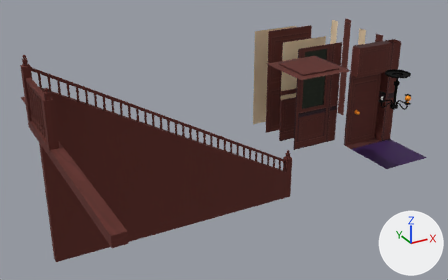
What one commit did to the FBX model Assets/Models/Buil01.fbx.
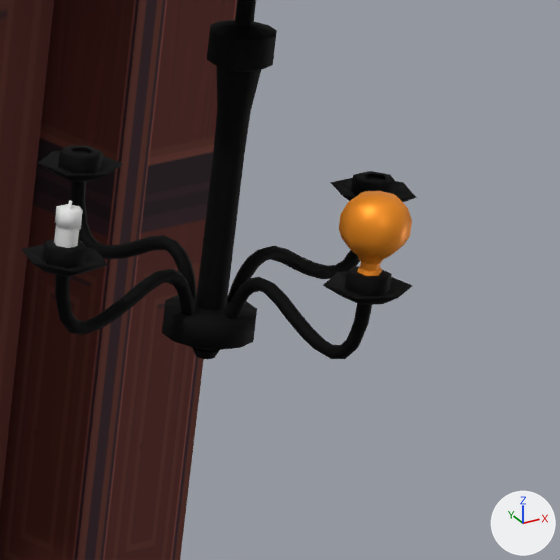
Each version appears first whole from a 50 mm lens placed at (-13.87, -13.84, 9.99), pointed at (-5.42, 1.52, 2.31), and next in a close-up on the part from 84% to 95% of the width and 28% to 45% of the height. The axes (+X, +Y, +Z) are drawn at lower right. The lights are the same throughout. The older version's two pictures come first. Where no turn or scale is listed for an object, it has been applied to the vertices.

In view in the first close-up: 'Candle', 'Chandeliers', 'Door0', 'DoorFrame03', 'LightBuld'.
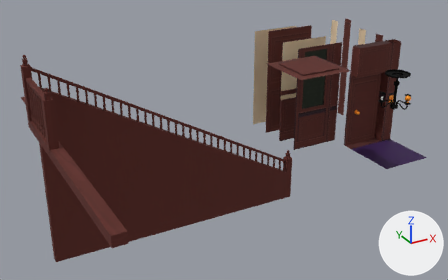
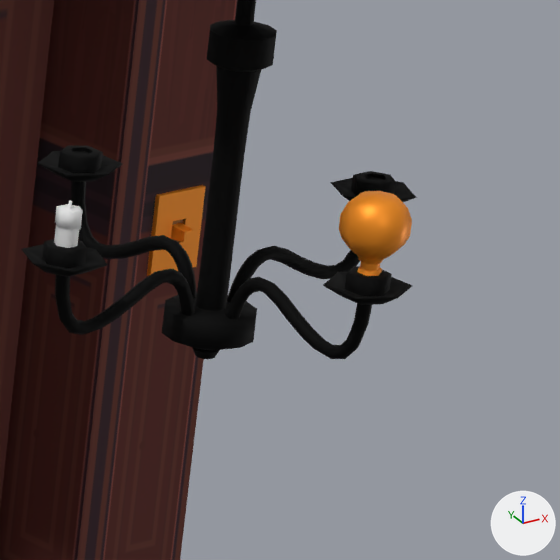
The change, as a diff of the scene's bpy script:
```diff
--- a/Assets/Models/Buil01.fbx.py
+++ b/Assets/Models/Buil01.fbx.py
@@ mat_golddark @@
+mat_golddark = principled_material('GoldDark')
+mat_golddark.base_color = (0.359, 0.119, 0.00778)  # brown #a26116
@@ me_plane_030 @@
+me_plane_030.from_pydata([(-0.1, 0.0, -0.141), (0.1, 0.0, -0.141), (-0.1, 0.0, 0.141), (0.1, 0.0, 0.141), (-0.029, -0.018, -0.041), (0.029, -0.018, -0.041), (-0.029, -0.018, 0.041), (0.029, -0.018, 0.041), (-0.1, -0.018, 0.141), (-0.1, -0.018, -0.141), (0.1, -0.018, -0.141), (0.1, -0.018, 0.141), (-0.029, -0.004, 0.041), (-0.029, -0.004, -0.041), (0.029, -0.004, -0.041), (0.029, -0.004, 0.041)], [], [(0, 2, 3, 1), (5, 7, 15, 14), (2, 0, 9, 8), (3, 2, 8, 11), (0, 1, 10, 9), (1, 3, 11, 10), (4, 6, 8, 9), (5, 4, 9, 10), (7, 5, 10, 11), (6, 7, 11, 8), (13, 14, 15, 12), (6, 4, 13, 12), (7, 6, 12, 15), (4, 5, 14, 13)])
+for i in [1, *range(10, 14)]: me_plane_030.polygons[i].material_index = 1
+me_plane_030.materials.append(mat_gold)  # orange #ff9922
+me_plane_030.materials.append(mat_golddark)  # brown #a26116
@@ me_cube_009 @@
+me_cube_009.from_pydata([(-0.0183, -0.0627, -0.0183), (-0.0183, -0.0627, 0.0183), (-0.024, 0.0101, -0.024), (-0.024, 0.0101, 0.024), (0.0183, -0.0627, -0.0183), (0.0183, -0.0627, 0.0183), (0.024, 0.0101, -0.024), (0.024, 0.0101, 0.024)], [], [(0, 1, 3, 2), (6, 7, 5, 4), (4, 5, 1, 0), (2, 6, 4, 0), (7, 3, 1, 5)])
+me_cube_009.materials.append(mat_gold)  # orange #ff9922
@@ ob_switch_base @@
+ob_switch_base = bpy.data.objects.new('switch_base', me_plane_030)
+ob_switch_base.location = (2.801, 3.0, 1.75)
@@ ob_switch_stick @@
+ob_switch_stick = bpy.data.objects.new('switch_stick', me_cube_009)
+ob_switch_stick.location = (2.801, 2.996, 1.75)
```

Pixel boxes (x1, y1, x2, y2) of what changed, in the close-ups (560 x 560 px):
'switch_base', added: after (147, 185, 206, 276)
    faces in mat_gold (orange #ff9922): (147, 185, 206, 276)
'switch_stick', added: after (171, 223, 193, 242)
